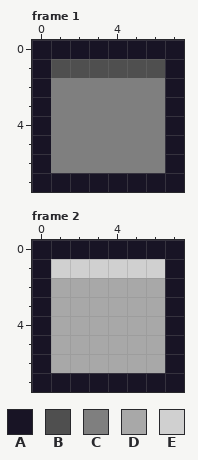
Pixel-art file: godot/assets/ui/bar.aseprite. Above: the version before the commit.
8x8 pixels, 2 frames. Shown: frame 1, frame 2.
Palette (. is transparent): A #181425  B #4f4f4f  C #7f7f7f  D #a8a8a8  E #d0d0d0
After:
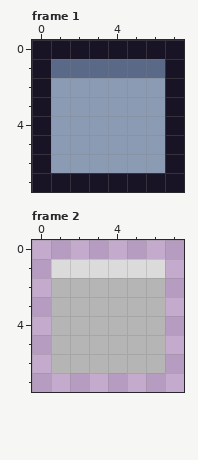
Edits made:
colour B: #4f4f4f -> #5a6988
colour C: #7f7f7f -> #8b9bb4
colour D: #a8a8a8 -> #b5b5b5
colour E: #d0d0d0 -> #dbdbdb
Frame 2:
y 0: x 0..7 AAAAAAAA -> ........
y 1..6: x 0 A -> .; x 7 A -> .
y 7: x 0..7 AAAAAAAA -> ........
Where, in picture pixels (left, top, right, bottom), the same in both pictures:
changed: (51, 59, 165, 173)
changed: (32, 240, 184, 392)
